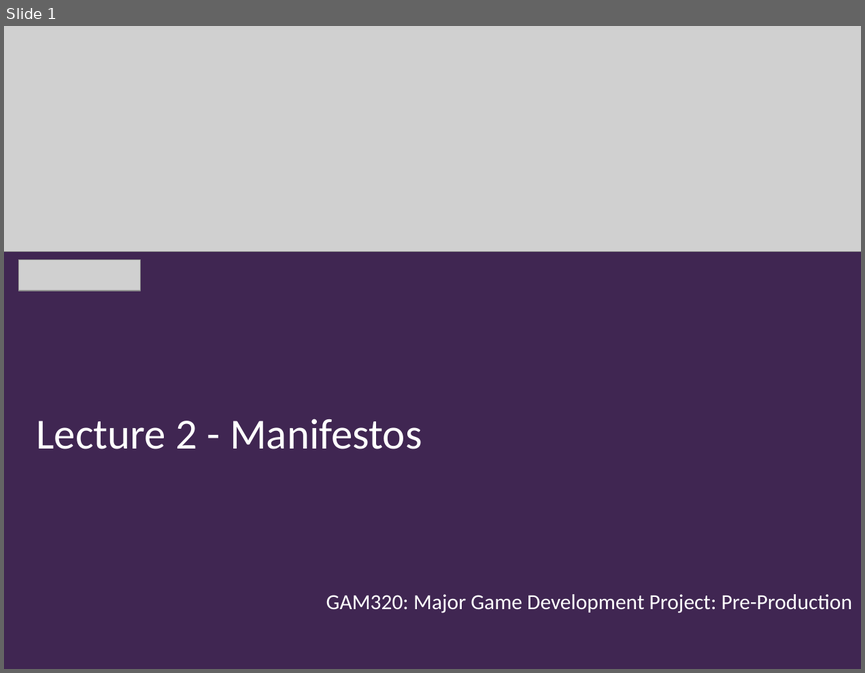
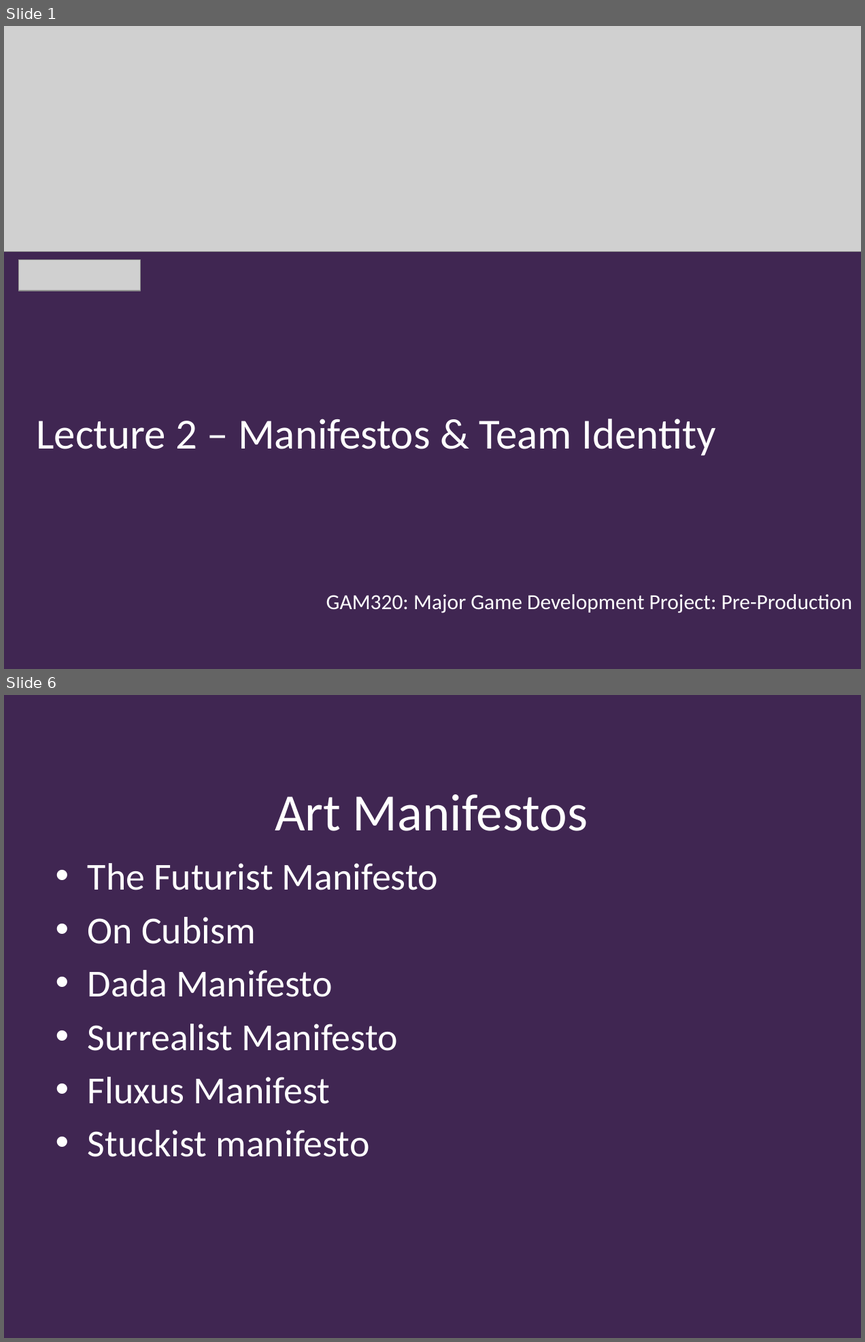
Before and after one commit to Falmouth-Games-Academy/ba-course-materials, a slide deck: GAM320/02/20-21-GAM320-02-Manifesto.pptx. Shown one above the other, each under a label of ours: slide 1 before the commit, slides 1 and 6 after it; the slides between them are not shown. The pictures are 865x673 and 865x1342 pixels, drawn with LibreOffice and Linux fonts; fonts in the diff are those of the drawing; grey boxes stand for pictures; background and template pictures are left out. Boxes give left, top, right and bottom in pixels: in the first picture for what was removed or moved away, otherwise in the second. Text is boxed around its words. In the diff, an @@ line names an element or a change of style, - is before the commit and + after.

Commit message:
Game Manifesto uploaded

```diff
--- a/GAM320/02/20-21-GAM320-02-Manifesto.pptx
+++ b/GAM320/02/20-21-GAM320-02-Manifesto.pptx
@@ slide 6 added at (x1=4, y1=695, x2=861, y2=1338), background #402652 @@
@@ title added at (x1=275, y1=794, x2=588, y2=831), 44 pt, text #FFFFFF @@
+Art Manifestos
@@ text added at (x1=88, y1=863, x2=438, y2=1157), 32 pt, text #FFFFFF @@
+• The Futurist Manifesto
+• On Cubism
+• Dada Manifesto
+• Surrealist Manifesto
+• Fluxus Manifest
+• Stuckist manifesto
@@ slide 1 changed as well @@
@@ title at (x1=36, y1=418, x2=715, y2=455): text changed @@
-Lecture 2 - Manifestos
+Lecture 2 – Manifestos & Team Identity
```
Also in this commit, not shown: 2 other slides changed, 8 other slides added.
